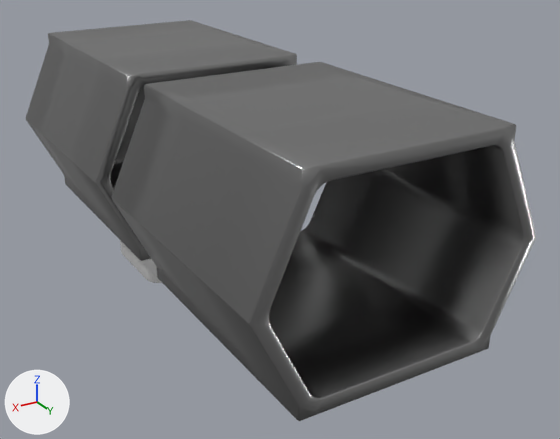
The Blender file Korridor.blend: old version first, new version second.
One viewpoint serves both versions: a 50 mm lens placed at (7.82, 18.83, 8.01), pointed at (-0.9, 4.3, 0.74). Every picture has the same lights, and +X, +Y and +Z are marked at lower left. The same objects are shown in both versions, whatever each file hides.

The first picture shows 'Schacht', 'Schacht_Mit Nach unten_zu', 'Vertikal_Schacht'.
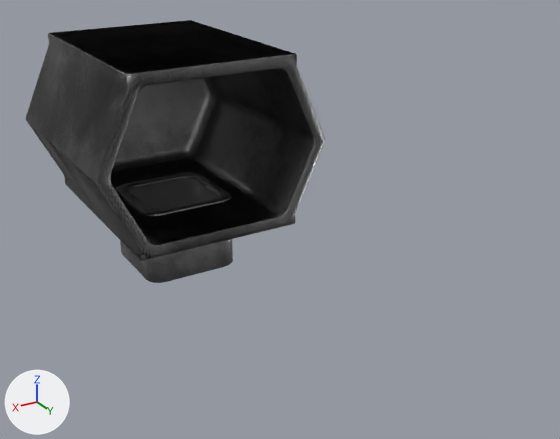
Location of each change, [x1, y1, x2, y2] in pixels of the pictures (560 x 439 px):
```json
{"object": "Schacht", "change": "moved", "before": [112, 62, 536, 421], "after": [97, 56, 325, 258]}
{"object": "Vertikal_Schacht", "change": "recoloured", "before": [116, 172, 233, 283], "after": [116, 172, 233, 283], "on screen": "grey to black"}
```

The change, as JSON lines over the scene's bpy script:
```json
{"op": "add", "block": "mat_metall_mit_kratzern_001", "code": ["mat_metall_mit_kratzern_001 = bpy.data.materials.new('Metall_mit_Kratzern.001')", "# nodes: BsdfPrincipled, Bump, CombineXYZ, Mapping, OutputMaterial, SeparateXYZ, TexCoord, TexNoise, TexWave, ValToRGB, Value", "# colours: white #ffffff, black #000000, grey #797979, grey #a3a3a3"]}
{"block": "me_würfel_037", "where": "me_würfel_037.from_pydata(...)  # 56 vertices, 52 faces; spans x 0.0..1.3, y -1.32..1.32, z -1.0..1.0"}
{"op": "add", "block": "me_würfel_037", "code": "me_würfel_037.materials.append(mat_metall_mit_kratzern_001)"}
{"op": "set", "path": "ob_schacht.location", "old": "(0.0, 7.0, 0.0)", "new": "(0.0, 0.0, 0.0)"}
```
